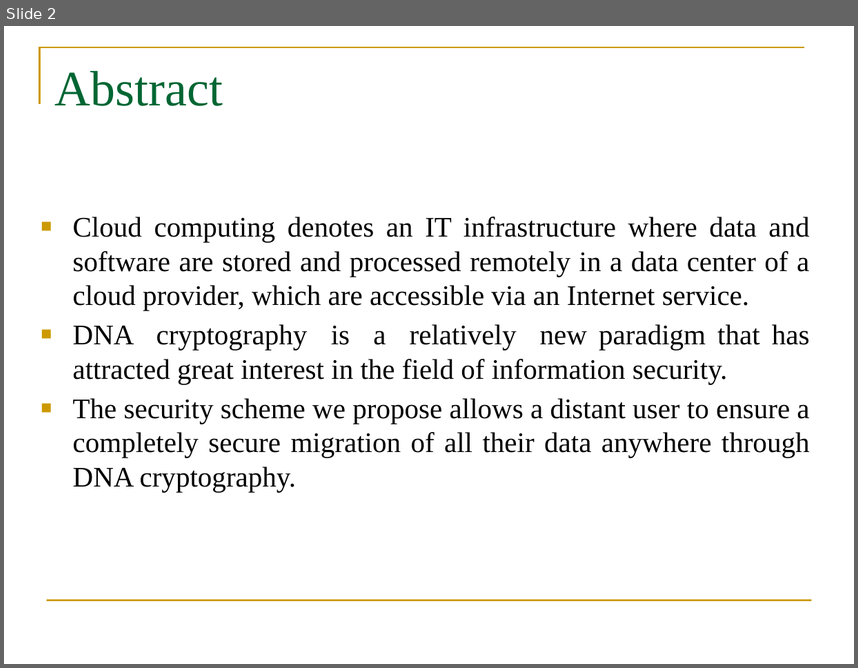
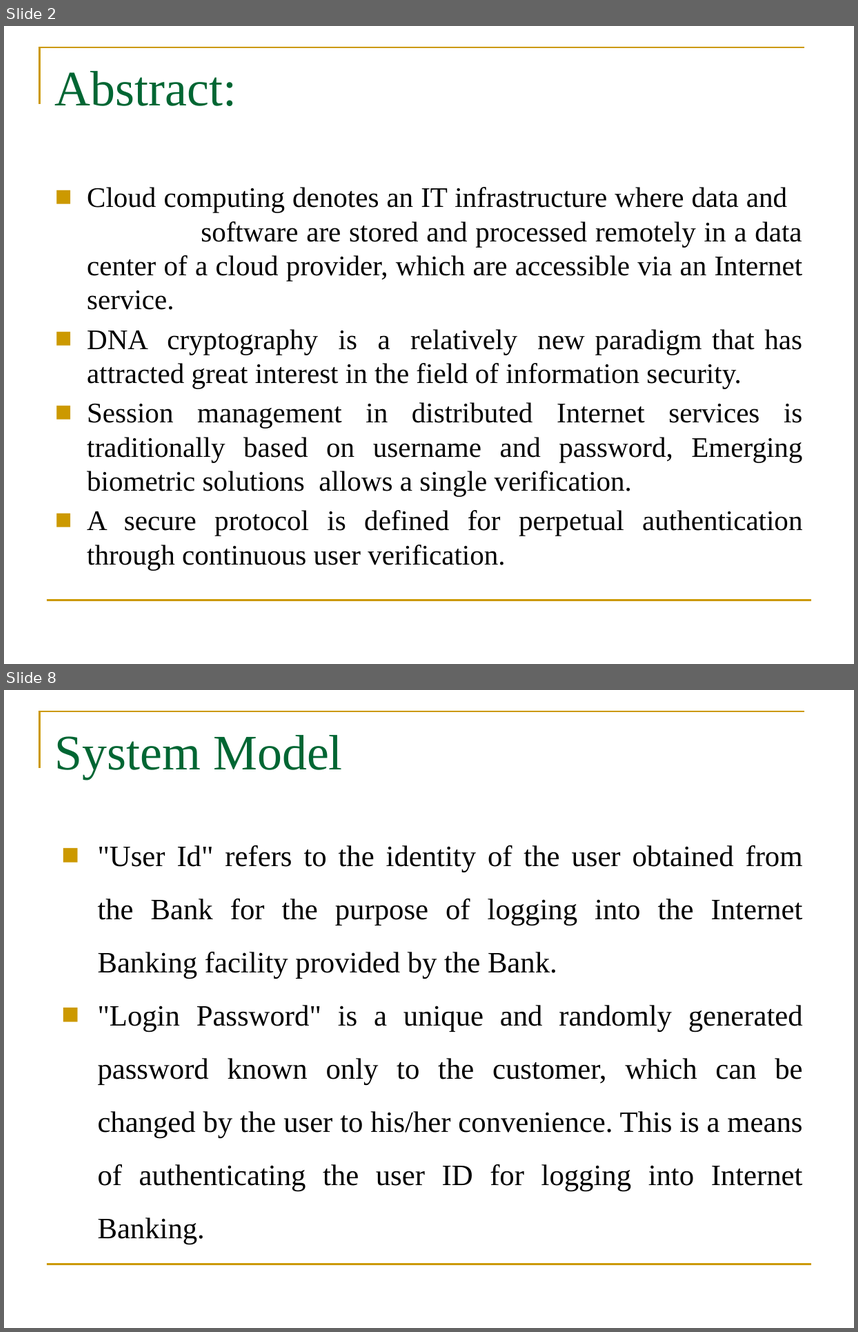
Before and after one commit to Lakshmi544-lab/A5-SRIT-2020, a slide deck: DNA for review0.pptx. Shown one above the other, each under a label of ours: slide 2 before the commit, slides 2 and 8 after it; the slides between them are not shown. The pictures are 858x668 and 858x1332 pixels, drawn with LibreOffice and Linux fonts; fonts in the diff are those of the drawing; background and template pictures are left out. Boxes give left, top, right and bottom in pixels: in the first picture for what was removed or moved away, otherwise in the second. Text is boxed around its words. In the diff, an @@ line names an element or a change of style, - is before the commit and + after.

```diff
--- a/DNA for review0.pptx
+++ b/DNA for review0.pptx
@@ slide 8 added at [4,690,854,1328], background #FFFFFF; not listed: 2 template elements that a slide beside it also shows @@
@@ title added at [55,735,342,779], 42 pt, text #006633 @@
+System Model
@@ text added at [98,845,803,1243], 25 pt, text #000000 @@
+■ "User Id" refers to the identity of the user obtained from the Bank for the purpose of logging into the Internet Banking facility provided by the Bank.
+■ "Login Password" is a unique and randomly generated password known only to the customer, which can be changed by the user to his/her convenience. This is a means of authenticating the user ID for logging into Internet Banking.
@@ slide 2 changed as well @@
@@ title at [55,71,237,106]: text changed @@
-Abstract
+Abstract:
@@ text "Cloud computing denotes an IT ...": place and size @@
-text "Cloud computing denotes an IT ..." at [73,216,810,492]
+text "Cloud computing denotes an IT ..." at [87,187,803,570]
@@ text at [87,402,802,570]: text changed @@
-■ The security scheme we propose allows a distant user to ensure a completely secure migration of all their data anywhere through DNA cryptography.
+■ Session management in distributed Internet services is traditionally based on username and password, Emerging biometric solutions allows a single verification.
+■ A secure protocol is defined for perpetual authentication through continuous user verification.
```
Also in this commit, not shown: 3 other slides changed, 9 other slides added, 4 slides removed.
